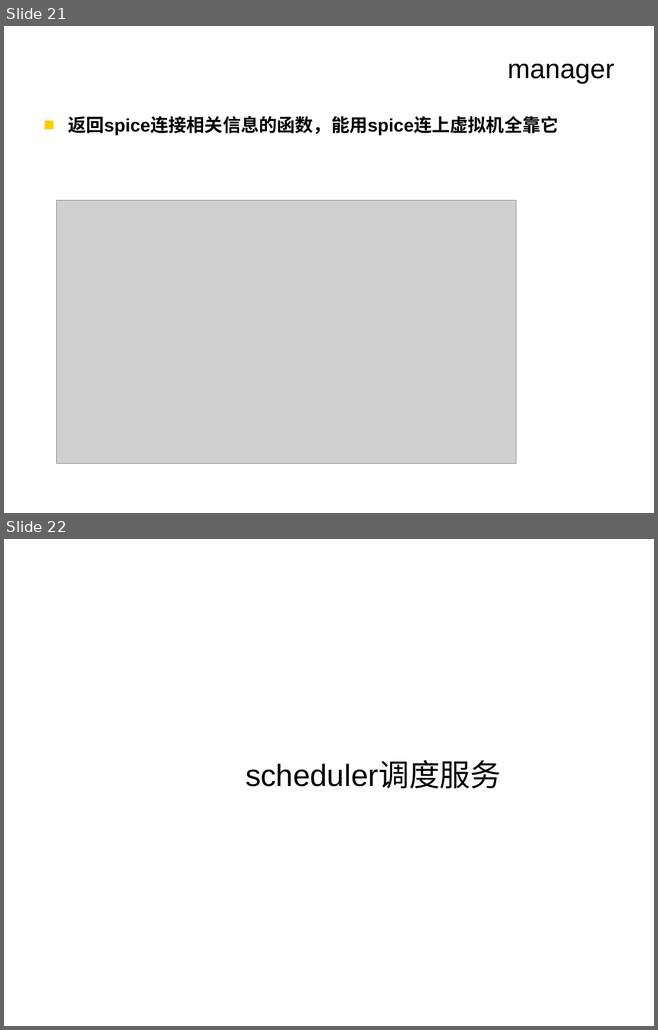
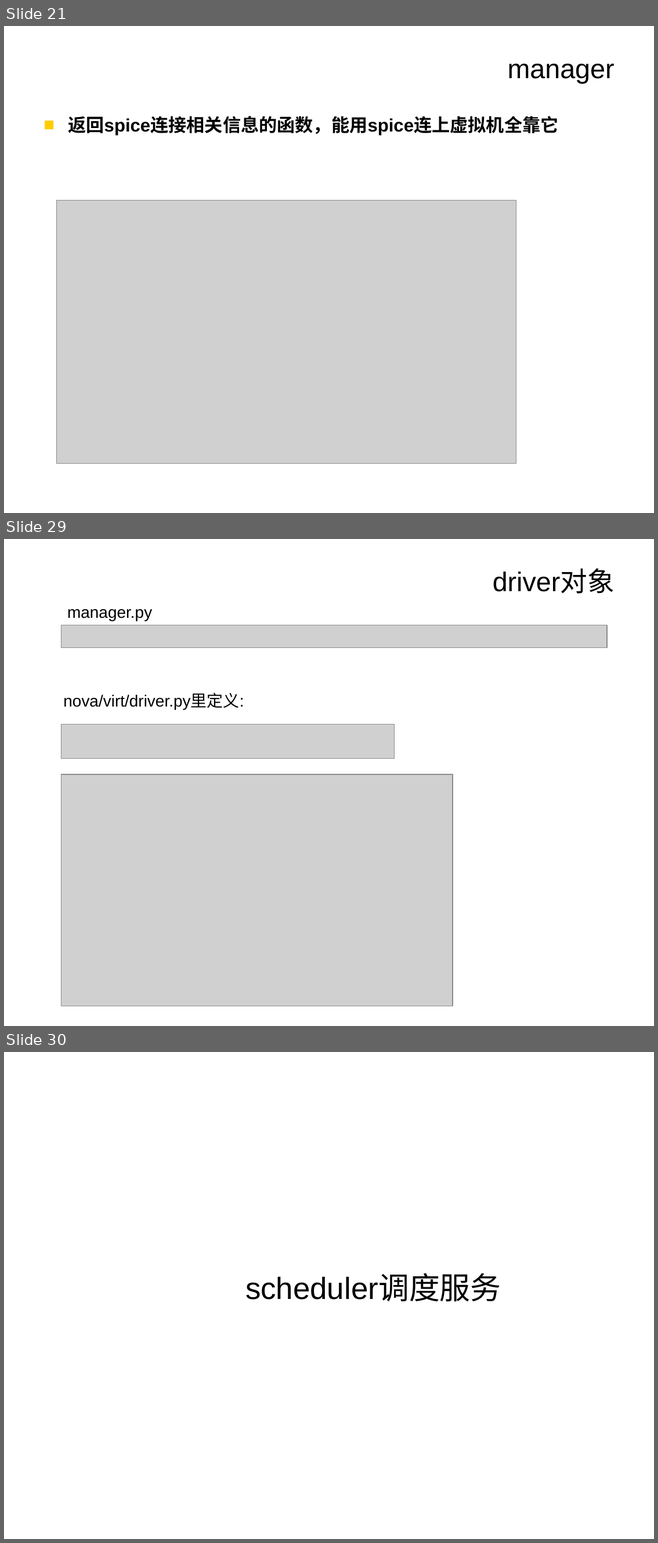
Before and after one commit to CourseCloudDesktop/cloudDesktop, a slide deck: final task/云桌面.ppt. Shown one above the other, each under a label of ours: slides 21 and 22 before the commit, slides 21, 29 and 30 after it; the slides between them are not shown. The pictures are 658x1030 and 658x1543 pixels, drawn with LibreOffice and Linux fonts; fonts in the diff are those of the drawing; grey boxes stand for pictures; background and template pictures are left out. Boxes give left, top, right and bottom in pixels: in the first picture for what was removed or moved away, otherwise in the second. Text is boxed around its words. In the diff, an @@ line names an element or a change of style, - is before the commit and + after.

```diff
--- a/final task/云桌面.ppt
+++ b/final task/云桌面.ppt
@@ slide 29 added at box(4, 539, 654, 1026), background picture (left out) @@
@@ title added at box(492, 570, 614, 594), 30 pt, text #000000 @@
+driver对象
@@ picture added at box(61, 625, 607, 647) @@
@@ text added at box(67, 609, 152, 621), 18 pt, text #000000 @@
+manager.py
@@ text added at box(63, 694, 244, 710), 18 pt, text #000000 @@
+nova/virt/driver.py里定义:
@@ picture added at box(61, 724, 394, 759) @@
@@ picture added at box(61, 775, 452, 1006) @@
@@ what was slide 22 is now slide 30 @@
```
Also in this commit, not shown: 1 slide changed, 7 other slides added.
